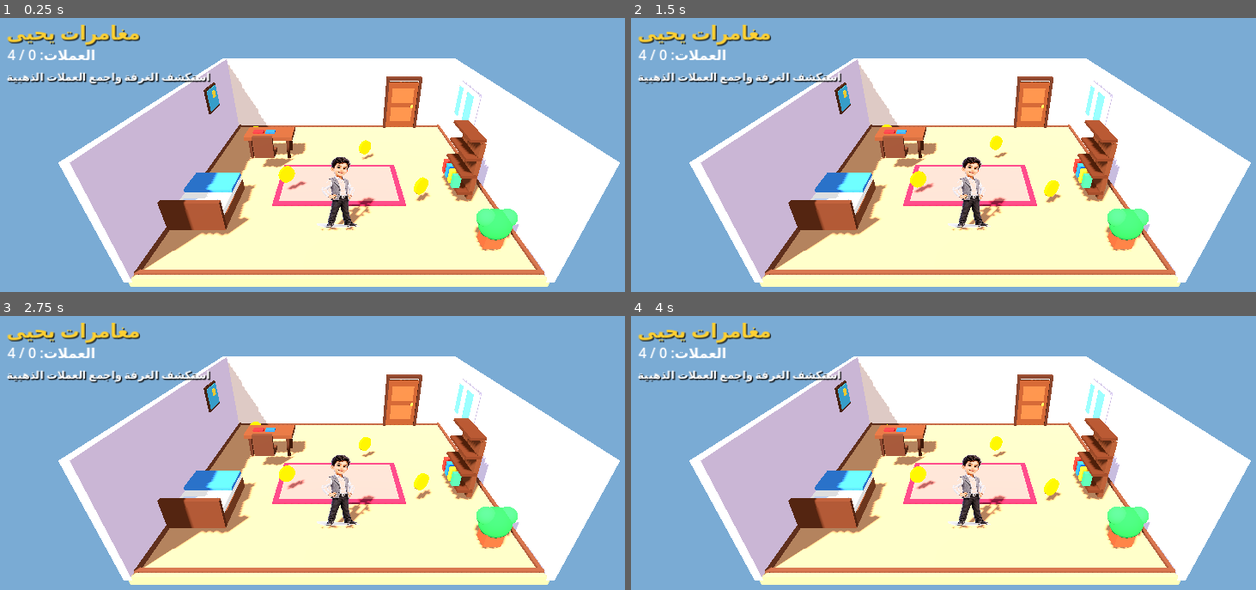
Above: before the commit, frames 1-4 (two rows, left to right).
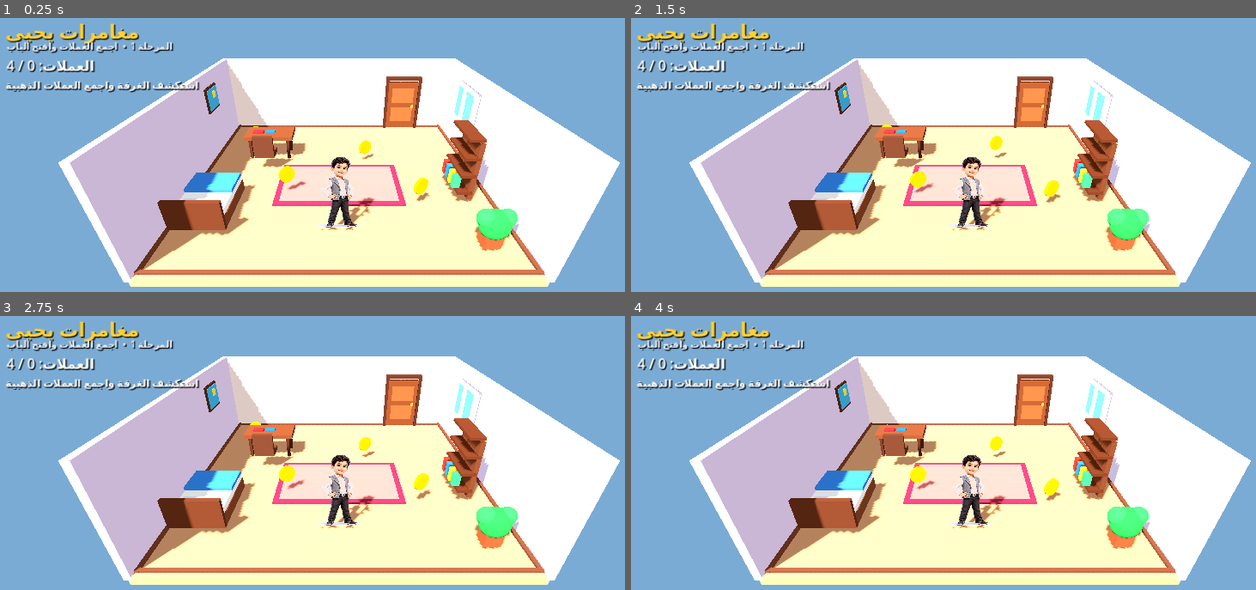
Above: after the commit, the same moments.

Repository: croceh2021-crypto/Yahya-Adventures
Game: Godot game, scene res://Main.tscn
Two runs of this game, one before a commit and one after it. Both use one fixed random seed, a clock stepped at 60 frames per second and the inputs below.
Inputs:
- Up to frame 1 (0.25 s): no input
- Up to frame 2 (1.5 s): tap Enter at 1.25 s
- Up to frame 3 (2.75 s): no input
- Up to frame 4 (4 s): tap Space at 2.75 s

The runs differ from the first frame. In frame 1, 3.0% of the frame differs, in the area x 0-34%, y 1-28%; in frame 2, 3.0%; in frame 3, 3.0%; in frame 4, 3.0%.

Commit message:
Add files via upload

Diff:
--- a/Scripts/main_updated.gd
+++ b/Scripts/main_updated.gd
@@ -1,127 +1,156 @@
 extends "res://Scripts/main.gd"
 
-# YAHYA ADVENTURES - RESPONSIVE MOBILE CONTROLS
+# YAHYA ADVENTURES - MOBILE GAMEPLAY UPDATE 2
 # Godot 4.4.1
-# هذا الملف يرث من main.gd ويحافظ على جميع عناصر اللعبة الأصلية.
+# Keeps the original room, player, coins and door from main.gd.
+
+const CONTROL_GAP := 12.0
+const UI_MARGIN := 18.0
 
 var responsive_root: Control
 var title_label: Label
+var stage_label: Label
 var responsive_coin_label: Label
 var responsive_message_label: Label
 var dpad_buttons: Array[Button] = []
 var dpad_directions: Array[Vector2] = []
-
-const CONTROL_GAP := 12.0
+var pressed_directions: Array[Vector2] = []
+var pause_button: Button
+var pause_overlay: ColorRect
+var complete_overlay: ColorRect
+var level_complete := false
+var is_game_paused := false
+
+
+func _ready() -> void:
+    # Run the original scene setup. Its create_ui() call uses this file's UI.
+    super._ready()
+
+
+func _process(delta: float) -> void:
+    # Preserve all original movement, camera, coin and door logic.
+    super._process(delta)
+
+    if not level_complete and door_open and is_instance_valid(player):
+        # The player must pass through the opened doorway, not merely stand near it.
+        if player.position.z < -4.85 and player.position.x > 2.55 and player.position.x < 4.45:
+            _complete_level()
 
 
 func create_ui() -> void:
     var layer := CanvasLayer.new()
     layer.name = "ResponsiveMobileUI"
+    layer.process_mode = Node.PROCESS_MODE_ALWAYS
     add_child(layer)
 
     responsive_root = Control.new()
     responsive_root.name = "UIRoot"
     responsive_root.set_anchors_and_offsets_preset(Control.PRESET_FULL_RECT)
     responsive_root.mouse_filter = Control.MOUSE_FILTER_PASS
+    responsive_root.process_mode = Node.PROCESS_MODE_ALWAYS
     layer.add_child(responsive_root)
 
-    title_label = Label.new()
-    title_label.text = "مغامرات يحيى"
-    title_label.add_theme_font_size_override("font_size", 34)
-    title_label.add_theme_color_override("font_color", Color(1.0, 0.82, 0.20))
-    title_label.add_theme_color_override("font_shadow_color", Color(0, 0, 0, 0.8))
-    title_label.add_theme_constant_override("shadow_offset_x", 2)
-    title_label.add_theme_constant_override("shadow_offset_y", 2)
+    title_label = _make_label("مغامرات يحيى", 34, Color(1.0, 0.82, 0.20))
     responsive_root.add_child(title_label)
 
-    responsive_coin_label = Label.new()
-    responsive_coin_label.add_theme_font_size_override("font_size", 25)
-    responsive_coin_label.add_theme_color_override("font_color", Color.WHITE)
+    stage_label = _make_label("المرحلة 1  •  اجمع العملات وافتح الباب", 17, Color(0.95, 0.96, 1.0))
+    responsive_root.add_child(stage_label)
+
+    responsive_coin_label = _make_label("العملات: 0 / 4", 25, Color.WHITE)
     responsive_root.add_child(responsive_coin_label)
 
-    responsive_message_label = Label.new()
-    responsive_message_label.text = "استكشف الغرفة واجمع العملات الذهبية"
-    responsive_message_label.add_theme_font_size_override("font_size", 20)
-    responsive_message_label.add_theme_color_override("font_color", Color.WHITE)
-    responsive_message_label.add_theme_color_override("font_shadow_color", Color(0, 0, 0, 0.9))
-    responsive_message_label.add_theme_constant_override("shadow_offset_x", 2)
-    responsive_message_label.add_theme_constant_override("shadow_offset_y", 2)
+    responsive_message_label = _make_label("استكشف الغرفة واجمع العملات الذهبية", 19, Color.WHITE)
+    responsive_message_label.autowrap_mode = TextServer.AUTOWRAP_WORD_SMART
     responsive_root.add_child(responsive_message_label)
 
-    # ربط مراجع الواجهة الجديدة بمتغيرات السكربت الأصلي
-    # حتى تستمر رسائل اللعبة وتحديث العملات دون أخطاء.
+    # Keep the original script's UI references connected to the new labels.
     coin_label = responsive_coin_label
     message_label = responsive_message_label
 
-    # نحتفظ بالمراجع نفسها حتى نحدّث مواضع الأزرار عند تدوير الهاتف.
     _make_dpad_button("▲", Vector2(0, -1))
     _make_dpad_button("◀", Vector2(-1, 0))
     _make_dpad_button("▶", Vector2(1, 0))
     _make_dpad_button("▼", Vector2(0, 1))
 
+    pause_button = _make_action_button("Ⅱ", 30)
+    pause_button.tooltip_text = "إيقاف مؤقت"
+    pause_button.pressed.connect(_open_pause_menu)
+    responsive_root.add_child(pause_button)
+
+    _create_pause_overlay()
+    _create_complete_overlay()
+
     responsive_root.resized.connect(_layout_responsive_ui)
     get_viewport().size_changed.connect(_layout_responsive_ui)
-
     _layout_responsive_ui()
     update_coin_label()
 
 
+func _make_label(value: String, font_size: int, color: Color) -> Label:
+    var label := Label.new()
+    label.text = value
+    label.add_theme_font_size_override("font_size", font_size)
+    label.add_theme_color_override("font_color", color)
+    label.add_theme_color_override("font_shadow_color", Color(0, 0, 0, 0.9))
+    label.add_theme_constant_override("shadow_offset_x", 2)
+    label.add_theme_constant_override("shadow_offset_y", 2)
+    return label
+
+
 func _make_dpad_button(caption: String, direction: Vector2) -> void:
+    var button := _make_action_button(caption, 34)
+    button.custom_minimum_size = Vector2(76, 76)
+    responsive_root.add_child(button)
+    dpad_buttons.append(button)
+    dpad_directions.append(direction)
+
+    # Track each held direction separately, allowing diagonal movement.
+    button.button_down.connect(func():
+        if not pressed_directions.has(direction):
+            pressed_directions.append(direction)
+        _refresh_move_vector()
+    )
+    button.button_up.connect(func():
+        pressed_directions.erase(direction)
+        _refresh_move_vector()
+    )
+    button.mouse_exited.connect(func():
+        pressed_directions.erase(direction)
+        _refresh_move_vector()
+    )
+
+
+func _refresh_move_vector() -> void:
+    var combined := Vector2.ZERO
+    for direction in pressed_directions:
+        combined += direction
+    move_vector = combined.normalized() if combined.length() > 0.0 else Vector2.ZERO
+
+
+func _make_action_button(caption: String, font_size: int) -> Button:
     var button := Button.new()
     button.text = caption
     button.focus_mode = Control.FOCUS_NONE
-    button.size = Vector2(88, 88)
-    button.add_theme_font_size_override("font_size", 34)
+    button.custom_minimum_size = Vector2(68, 68)
+    button.add_theme_font_size_override("font_size", font_size)
     button.add_theme_color_override("font_color", Color(1.0, 0.96, 0.82))
     button.add_theme_color_override("font_hover_color", Color.WHITE)
     button.add_theme_color_override("font_pressed_color", Color(1.0, 0.84, 0.35))
-
-    var normal_style := _make_button_style(
-        Color(0.10, 0.16, 0.25, 0.88),
-        Color(0.95, 0.67, 0.16),
-        4
-    )
-    var hover_style := _make_button_style(
-        Color(0.18, 0.27, 0.39, 0.96),
-        Color(1.0, 0.82, 0.30),
-        4
-    )
-    var pressed_style := _make_button_style(
-        Color(0.48, 0.29, 0.08, 0.98),
-        Color(1.0, 0.91, 0.52),
-        5
-    )
-
-    button.add_theme_stylebox_override("normal", normal_style)
-    button.add_theme_stylebox_override("hover", hover_style)
-    button.add_theme_stylebox_override("pressed", pressed_style)
-    button.add_theme_stylebox_override("focus", normal_style)
-
-    responsive_root.add_child(button)
-    dpad_buttons.append(button)
-    dpad_directions.append(direction)
-
-    button.button_down.connect(func():
-        move_vector = direction
-    )
-    button.button_up.connect(func():
-        move_vector = Vector2.ZERO
-    )
-    button.mouse_exited.connect(func():
-        move_vector = Vector2.ZERO
-    )
-
-
-func _make_button_style(
-    fill_color: Color,
-    border_color: Color,
-    border_width: int
-) -> StyleBoxFlat:
+    button.add_theme_stylebox_override("normal", _make_button_style(
+        Color(0.08, 0.14, 0.23, 0.91), Color(0.95, 0.67, 0.16), 3))
+    button.add_theme_stylebox_override("hover", _make_button_style(
+        Color(0.17, 0.27, 0.40, 0.97), Color(1.0, 0.82, 0.30), 4))
+    button.add_theme_stylebox_override("pressed", _make_button_style(
+        Color(0.48, 0.29, 0.08, 0.99), Color(1.0, 0.91, 0.52), 4))
+    return button
+
+
+func _make_button_style(fill_color: Color, border_color: Color, border_width: int) -> StyleBoxFlat:
     var style := StyleBoxFlat.new()
     style.bg_color = fill_color
     style.border_color = border_color
     style.set_border_width_all(border_width)
-    style.set_corner_radius_all(22)
+    style.set_corner_radius_all(20)
     style.shadow_color = Color(0, 0, 0, 0.55)
     style.shadow_size = 7
     style.shadow_offset = Vector2(0, 4)
@@ -140,33 +169,29 @@
     if view_size.x <= 0.0 or view_size.y <= 0.0:
         return
 
-    var is_portrait := view_size.y > view_size.x
-    var button_size := clampf(minf(view_size.x * 0.19, view_size.y * 0.14), 66.0, 92.0)
+    var portrait := view_size.y > view_size.x
+    var button_size := clampf(minf(view_size.x * 0.19, view_size.y * 0.14), 66.0, 94.0)
     var gap := CONTROL_GAP
+
+    title_label.position = Vector2(UI_MARGIN, 12)
+    title_label.add_theme_font_size_override("font_size", 29 if portrait else 36)
+
+    stage_label.position = Vector2(UI_MARGIN + 2, 48 if portrait else 53)
+    stage_label.add_theme_font_size_override("font_size", 14 if portrait else 17)
+
+    responsive_coin_label.position = Vector2(UI_MARGIN + 2, 72 if portrait else 82)
+    responsive_coin_label.add_theme_font_size_override("font_size", 21 if portrait else 26)
+
+    responsive_message_label.position = Vector2(UI_MARGIN, 111 if portrait else 124)
+    responsive_message_label.size = Vector2(
+        maxf(130.0, view_size.x - (button_size * 2.0) - 48.0),
+        62.0
+    )
+    responsive_message_label.add_theme_font_size_override("font_size", 15 if portrait else 19)
+
+    # Four large directional buttons in the lower-right corner.
     var center_x := button_size + gap
     var middle_y := button_size + gap
-
-    title_label.position = Vector2(20, 14)
-    title_label.add_theme_font_size_override(
-        "font_size", 30 if is_portrait else 36
-    )
-
-    responsive_coin_label.position = Vector2(22, 56 if is_portrait else 62)
-    responsive_coin_label.add_theme_font_size_override(
-        "font_size", 22 if is_portrait else 26
-    )
-
-    responsive_message_label.position = Vector2(20, 94 if is_portrait else 108)
-    responsive_message_label.size = Vector2(
-        maxf(150.0, view_size.x - 40.0 - button_size * 2.0),
-        58
-    )
-    responsive_message_label.add_theme_font_size_override(
-        "font_size", 16 if is_portrait else 20
-    )
-
-    # مجموعة الاتجاهات مثبتة أسفل يمين الشاشة.
-    # مواضعها محسوبة من الركن، لذلك تبقى صحيحة في الوضعين.
     var positions := [
         Vector2(-center_x - button_size * 0.5, -(button_size * 2.0 + gap * 2.0)),
         Vector2(-(button_size * 2.0 + gap * 2.0), -middle_y),
@@ -179,9 +204,116 @@
         button.set_anchors_preset(Control.PRESET_BOTTOM_RIGHT)
         button.size = Vector2(button_size, button_size)
         button.position = positions[i]
-        button.add_theme_font_size_override(
-            "font_size", int(button_size * 0.38)
-        )
+        button.add_theme_font_size_override("font_size", int(button_size * 0.38))
+
+    pause_button.set_anchors_preset(Control.PRESET_TOP_RIGHT)
+    pause_button.size = Vector2(58.0, 58.0)
+    pause_button.position = Vector2(-76.0, 16.0)
+    pause_button.add_theme_font_size_override("font_size", 28)
+
+
+func _create_pause_overlay() -> void:
+    pause_overlay = _make_overlay("PauseOverlay")
+    var panel := _make_overlay_panel(pause_overlay)
+    var column := VBoxContainer.new()
+    column.add_theme_constant_override("separation", 14)
+    panel.add_child(column)
+
+    var heading := _make_label("اللعبة متوقفة", 28, Color(1.0, 0.82, 0.20))
+    heading.horizontal_alignment = HORIZONTAL_ALIGNMENT_CENTER
+    column.add_child(heading)
+
+    var resume := _make_action_button("متابعة اللعب", 22)
+    resume.custom_minimum_size = Vector2(260, 62)
+    resume.pressed.connect(_resume_game)
+    column.add_child(resume)
+
+    var restart := _make_action_button("إعادة المرحلة", 21)
+    restart.custom_minimum_size = Vector2(260, 62)
+    restart.pressed.connect(_restart_level)
+    column.add_child(restart)
+
+
+func _create_complete_overlay() -> void:
+    complete_overlay = _make_overlay("CompleteOverlay")
+    var panel := _make_overlay_panel(complete_overlay)
+    var column := VBoxContainer.new()
+    column.add_theme_constant_override("separation", 14)
+    panel.add_child(column)
+
+    var heading := _make_label("أحسنت يا يحيى!", 30, Color(1.0, 0.82, 0.20))
+    heading.horizontal_alignment = HORIZONTAL_ALIGNMENT_CENTER
+    column.add_child(heading)
+
+    var details := _make_label("لقد جمعت العملات الأربع وأنهيت المرحلة الأولى.", 18, Color.WHITE)
+    details.horizontal_alignment = HORIZONTAL_ALIGNMENT_CENTER
+    details.autowrap_mode = TextServer.AUTOWRAP_WORD_SMART
+    column.add_child(details)
+
+    var replay := _make_action_button("العب من جديد", 22)
+    replay.custom_minimum_size = Vector2(260, 62)
+    replay.pressed.connect(_restart_level)
+    column.add_child(replay)
+
+
+func _make_overlay(node_name: String) -> ColorRect:
+    var overlay := ColorRect.new()
+    overlay.name = node_name
+    overlay.color = Color(0.015, 0.025, 0.05, 0.82)
+    overlay.set_anchors_and_offsets_preset(Control.PRESET_FULL_RECT)
+    overlay.visible = false
+    overlay.mouse_filter = Control.MOUSE_FILTER_STOP
+    overlay.process_mode = Node.PROCESS_MODE_ALWAYS
+    responsive_root.add_child(overlay)
+    return overlay
+
+
+func _make_overlay_panel(parent: Control) -> PanelContainer:
+    var panel := PanelContainer.new()
+    panel.set_anchors_preset(Control.PRESET_CENTER)
+    panel.position = Vector2(-175, -145)
+    panel.size = Vector2(350, 290)
+    var style := StyleBoxFlat.new()
+    style.bg_color = Color(0.07, 0.11, 0.18, 0.98)
+    style.border_color = Color(0.95, 0.67, 0.16)
+    style.set_border_width_all(3)
+    style.set_corner_radius_all(24)
+    style.content_margin_left = 22
+    style.content_margin_right = 22
+    style.content_margin_top = 22
+    style.content_margin_bottom = 22
+    panel.add_theme_stylebox_override("panel", style)
+    parent.add_child(panel)
+    return panel
+
+
+func _open_pause_menu() -> void:
+    if level_complete or is_game_paused:
+        return
+    is_game_paused = true
+    move_vector = Vector2.ZERO
+    pressed_directions.clear()
+    get_tree().paused = true
+    pause_overlay.visible = true
+
+
+func _resume_game() -> void:
+    pause_overlay.visible = false
+    is_game_paused = false
+    get_tree().paused = false
+
+
+func _complete_level() -> void:
+    level_complete = true
+    move_vector = Vector2.ZERO
+    pressed_directions.clear()
+    complete_overlay.visible = true
+    get_tree().paused = true
+
+
+func _restart_level() -> void:
+    get_tree().paused = false
+    get_tree().reload_current_scene()
 
 
 func follow_camera(delta: float) -> void:
@@ -189,18 +321,13 @@
         return
 
     var view_size := get_viewport().get_visible_rect().size
-    var is_portrait := view_size.y > view_size.x
-
-    var camera_offset := Vector3(0, 8.4, 11.0) if is_portrait else Vector3(0, 6.8, 8.5)
-    camera.fov = 74.0 if is_portrait else 62.0
-
+    var portrait := view_size.y > view_size.x
+    var camera_offset := Vector3(0, 8.4, 11.0) if portrait else Vector3(0, 6.8, 8.5)
+    camera.fov = 74.0 if portrait else 62.0
     var target_position := player.global_position + camera_offset
     var weight := 1.0 - exp(-CAMERA_SMOOTHING * delta)
     camera.global_position = camera.global_position.lerp(target_position, weight)
-    camera.look_at(
-        player.global_position + Vector3(0, 1.0, 0),
-        Vector3.UP
-    )
+    camera.look_at(player.global_position + Vector3(0, 1.0, 0), Vector3.UP)
 
 
 func update_coin_label() -> void:
